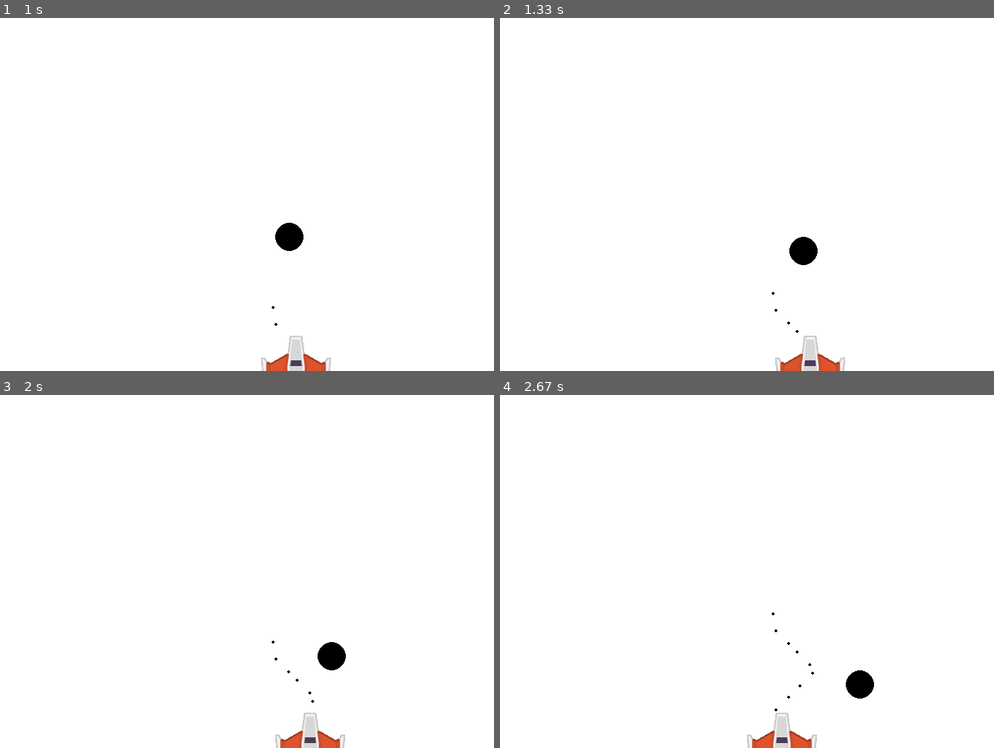
Above: before the commit, frames 1-4 (two rows, left to right).
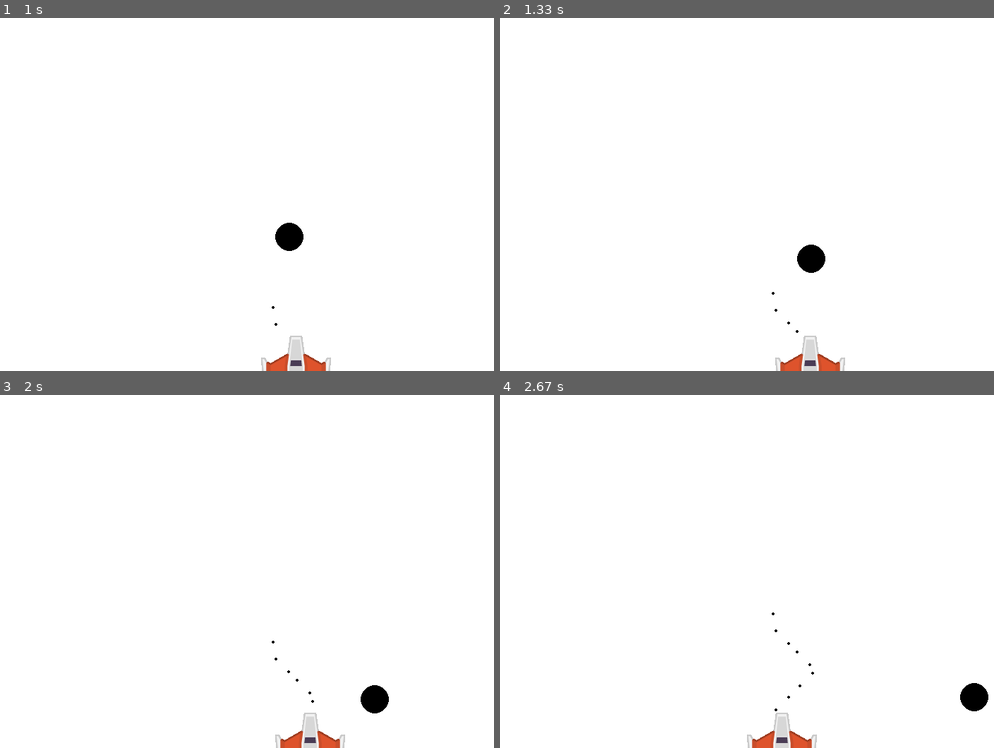
Above: after the commit, the same moments.

Repository: SanderE1/mpl_python
Game: pygame game, started from pygame_bouncing_ball.py
The game is run twice, just before and just after one commit, with the same random seed, the same clock (stepped at 60 frames per second) and the same inputs.
Inputs:
- Up to frame 1 (1 s): tap Space at 0.33, 0.73 s; hold Right from 0.67 s (still down)
- Up to frame 2 (1.33 s): tap Space at 1.03, 1.23 s; release Right at 1.13 s; hold Right from 1.17 s (still down)
- Up to frame 3 (2 s): tap Space at 1.53, 1.73 s; release Right at 1.63 s; hold Left from 1.67 s (still down)
- Up to frame 4 (2.67 s): tap Space at 2.03, 2.3, 2.6 s; release Left at 2.2 s; hold Left 2.23-2.63 s

Frame 1 is identical in both runs. In frame 2, 0.3% of the frame differs, in the area x 58-66%, y 62-73%; in frame 3, 0.7%, in the area x 64-79%, y 70-91%; in frame 4, 0.7%.

Commit message:
Adding new defender game for week 4

Diff:
--- a/pygame_bouncing_ball.py
+++ b/pygame_bouncing_ball.py
@@ -26,6 +26,7 @@
 ball_pos = [350,250] # center of the screen
 ball_size = 20
 ball_direction = [1,1]
+ball_max_speed = 10
 
 # set up our ship
 ship_pos = [350,450]
@@ -69,9 +70,11 @@
 
     # We can do it all in a single for loop, efficiency!
     for i in [0,1]:
-        if ball_pos[i] > size[i] or ball_pos[i] == 0:
+        if ball_direction[i] < ball_max_speed:
+            ball_direction[i] *= 1.01
+        if ball_pos[i] >= size[i] or ball_pos[i] <= 0:
             ball_direction[i] *= -1
-        ball_pos[i] += ball_direction[i]
+        ball_pos[i] += int(ball_direction[i])
 
     # update ship location:
     ship_pos[0] += ship_direction
--- /dev/null
+++ b/pygame_defender1.py
@@ -0,0 +1,119 @@
+"""
+Pygame Defender first week
+"""
+
+import pygame
+import copy
+
+# Define some colors
+BLACK = (0, 0, 0)
+WHITE = (255, 255, 255)
+GREEN = (0, 255, 0)
+RED = (255, 0, 0)
+
+pygame.init()
+
+# Set the width and height of the screen [width, height]
+size = (800, 500)
+screen = pygame.display.set_mode(size)
+
+# set up sprite lists
+all_sprites_list = pygame.sprite.Group()
+
+pygame.display.set_caption("Defender 1")
+
+# Loop until the user clicks the close button.
+done = False
+
+# Used to manage how fast the screen updates
+clock = pygame.time.Clock()
+
+# our ship class
+class Ship(pygame.sprite.Sprite):
+    def __init__(self):
+        pygame.sprite.Sprite.__init__(self)
+        self.image = pygame.image.load("defender_ship.png").convert()
+        self.image.set_colorkey(WHITE)
+        self.rect = self.image.get_rect()
+        self.rect.x = 400
+        self.rect.y = 250
+        self.updown = 0
+        self.speed = 8
+
+
+
+class Bullet(pygame.sprite.Sprite):
+    def __init__(self):
+        pygame.sprite.Sprite.__init__(self)
+        self.image = pygame.image.load("bullet.png").convert()
+        self.image2 = self.image # store copy here
+        self.image.set_colorkey(WHITE)
+        self.rect = self.image.get_rect()
+        self.size = self.image.get_size()
+        self.speed = 5
+        self.min_size = 4
+        self.max_size = self.image.get_size()[0]
+
+    def make_long(self, new_size):
+        self.image = pygame.transform.scale(self.image2, (new_size, self.size[1]))
+
+
+
+
+ship = Ship()
+all_sprites_list.add(ship)
+bullets = []
+
+# -------- Main Program Loop -----------
+while not done:
+    # --- Main event loop
+    for event in pygame.event.get():
+        if event.type == pygame.QUIT:
+            done = True
+        if event.type == pygame.KEYDOWN:
+            if event.key == pygame.K_SPACE:
+                bullet = Bullet()
+                bullet.direction = 1
+                rect = copy.copy(ship.rect)
+                rect[0] += ship.image.get_size()[0]
+                rect[1] += int(ship.image.get_size()[1]/2)
+                bullet.rect = rect
+                bullet.make_long(bullet.min_size)
+                all_sprites_list.add(bullet)
+                bullets.append(bullet)
+            if event.key == pygame.K_UP:
+                ship.updown = -1
+            if event.key == pygame.K_DOWN:
+                ship.updown = 1
+        if event.type == pygame.KEYUP:
+            if event.key == pygame.K_UP or event.key == pygame.K_DOWN:
+                ship.updown = 0
+
+
+
+    # --- Game logic should go here
+    ship.rect.y += (ship.speed * ship.updown)
+
+    for bullet in bullets:
+        if bullet.image.get_size()[0]<bullet.max_size:
+            bullet.make_long(bullet.image.get_size()[0] + bullet.speed)
+        else: bullet.rect.x += bullet.speed
+        if bullet.rect.x > size[0]:
+            bullets.remove(bullet)
+
+
+
+    # --- Screen-clearing code goes here
+    screen.fill(WHITE)
+
+    # --- Drawing code should go here
+    all_sprites_list.draw(screen)
+
+    # --- Go ahead and update the screen with what we've drawn.
+    pygame.display.flip()
+
+    # --- Limit to 60 frames per second
+    clock.tick(60)
+
+# Close the window and quit.
+pygame.quit()
Binary file added: bullet.png
Binary file added: defender_ship.png
